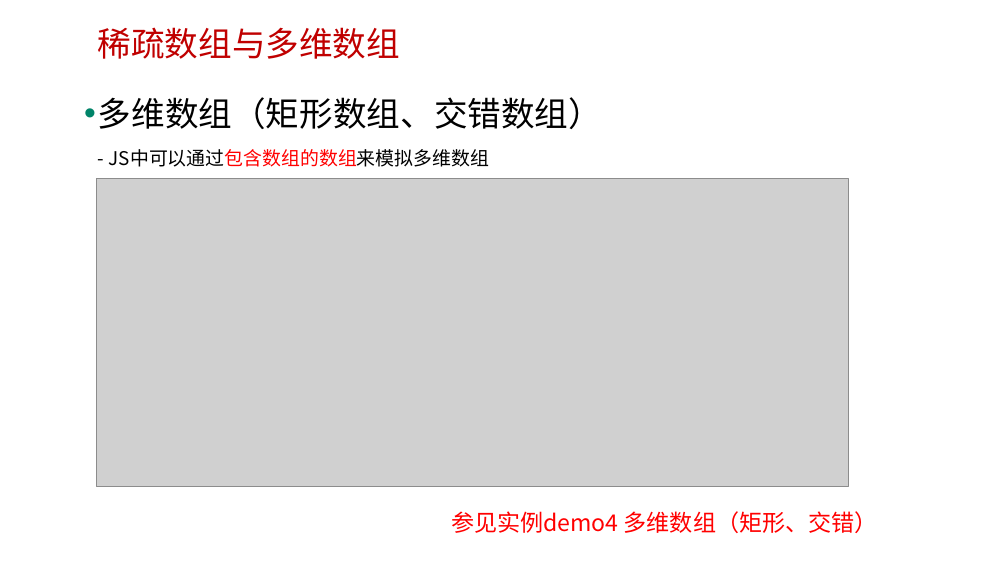
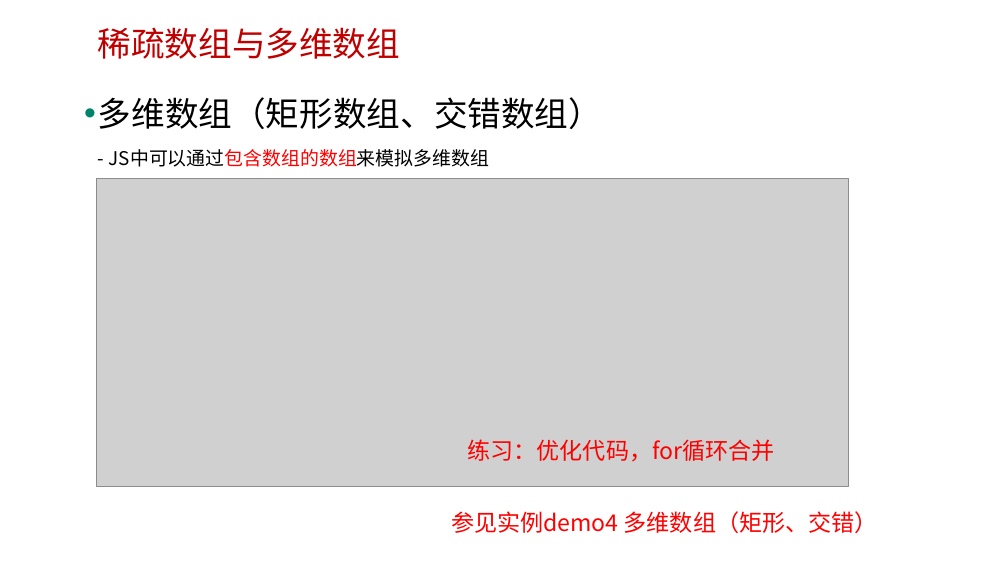
Before and after one commit to edu2act/course-javascript-advanced, a slide deck: slide 9 of 课程PPT/09.JavaScript标准内置对象-构造器（Array、Date、Error等）.pptx. Drawn at 1008x567 pixels with LibreOffice and Linux fonts; fonts in the diff are those of the drawing; grey boxes stand for pictures; background and template pictures are left out. Boxes give left, top, right and bottom in pixels: in the first picture for what was removed or moved away, otherwise in the second. Text is boxed around its words. In the diff, an @@ line names an element or a change of style, - is before the commit and + after.

```diff
--- a/课程PPT/09.JavaScript标准内置对象-构造器（Array、Date、Error等）.pptx
+++ b/课程PPT/09.JavaScript标准内置对象-构造器（Array、Date、Error等）.pptx
@@ text added at <box>468,439,775,461</box>, 22 pt, text #FF0000 @@
+练习：优化代码，for循环合并
```
Also in this commit, not shown: 4 other slides changed, 6 slides added, 1 slide removed, 7 other files.
